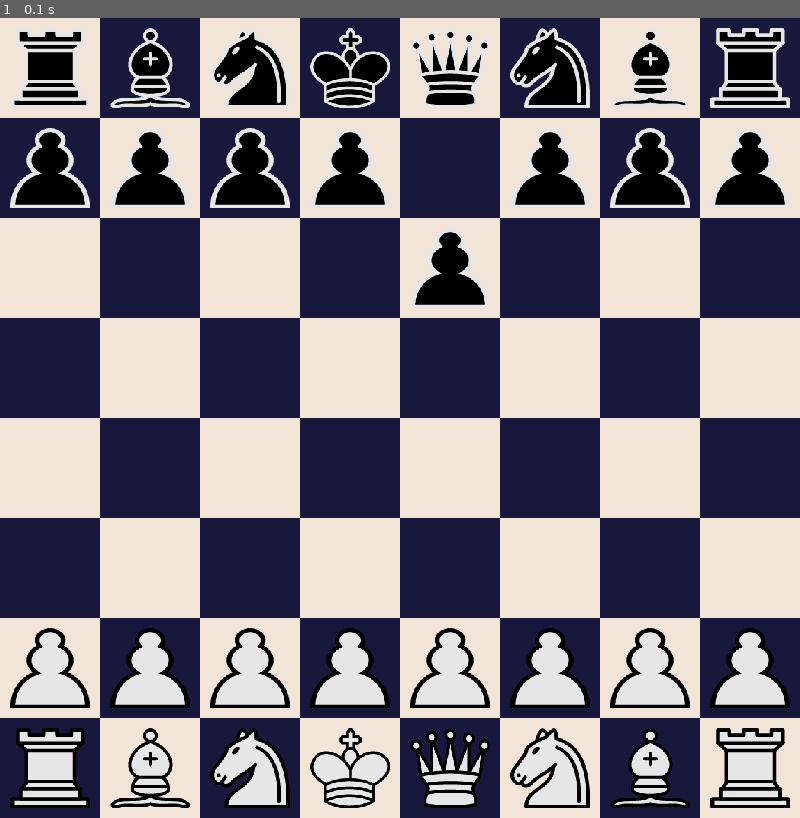
Above: before the commit, frame 1.
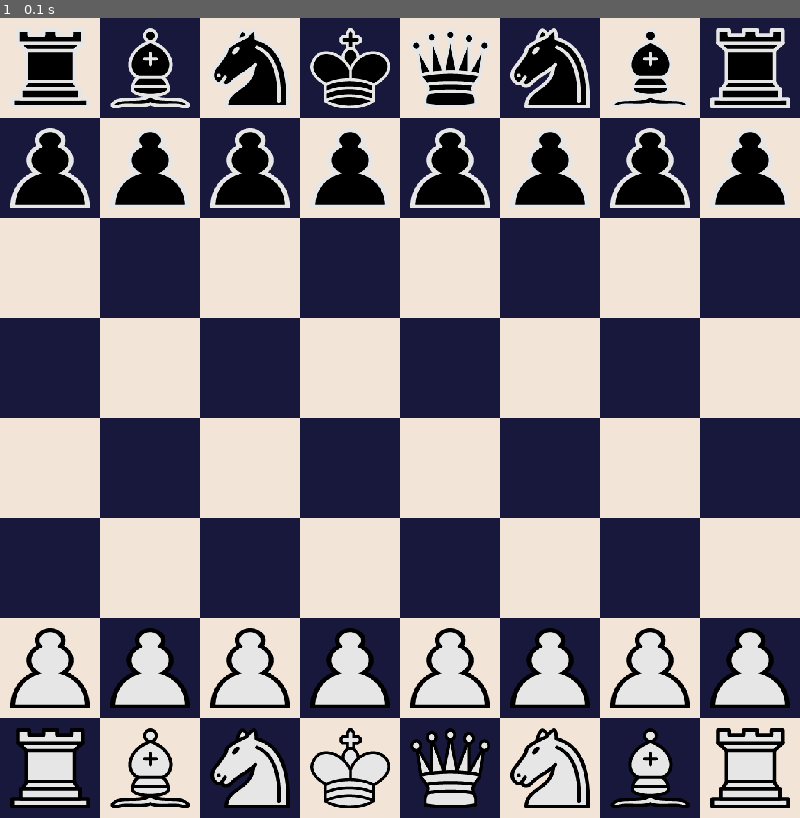
Above: after the commit, the same moment.

Repository: tib-source/Chess_pygame
Game: pygame game, started from main.py
Two runs of this game, one before a commit and one after it. Both use one fixed random seed, a clock stepped at 60 frames per second and the inputs below.
Inputs:
- Up to frame 1 (0.1 s): no input

The runs differ from the first frame. In frame 1, 1.1% of the frame differs, in the area x 51-62%, y 13-36%.

Commit message:
Implemented peice selection, Fixed a coloring bug

Diff:
--- a/Chess/board.py
+++ b/Chess/board.py
@@ -1,3 +1,4 @@
+from Chess import game
 import pygame
 from .peice import *
 from .spot import Spot
@@ -17,6 +18,9 @@
 
 
 #TODO: Make a constant for the initial rows and cols of the peices
+    def getSpot(self,pos):
+        col , row = pos
+        return self.board[row][col]
 
     def drawBoard(self,screen):
         for x in range(BOARD_LENGTH):
@@ -25,14 +29,14 @@
 
     def create_board(self,screen):
         #Black Peices
-        Rook_0_Black =   Rook( self.gameBoard[-8][0][0] ,  self.gameBoard[-8][0][1] ,  "Black" )
-        Bishop_0_Black = Bishop( self.gameBoard[-8][1][0] ,  self.gameBoard[-8][1][1] ,  "Black" )
-        Knight_0_Black = Knight( self.gameBoard[-8][2][0] ,  self.gameBoard[-8][2][1] ,  "Black" )
-        King_0_Black =   King( self.gameBoard[-8][3][0] ,  self.gameBoard[-8][3][1] ,  "Black" )
-        Queen_0_Black =  Queen( self.gameBoard[-8][4][0] ,  self.gameBoard[-8][4][1] ,  "Black" )
-        Knight_1_Black = Knight( self.gameBoard[-8][5][0] ,  self.gameBoard[-8][5][1] ,  "Black" )
-        Bishop_1_Black = Bishop( self.gameBoard[-8][6][0] ,  self.gameBoard[-8][6][1] ,  "Black" )
-        Rook_1_Black =   Rook( self.gameBoard[-8][7][0] ,  self.gameBoard[-8][7][1] ,  "Black" )
+        Rook_0_Black =   Rook( self.gameBoard[-8][0][0] ,  self.gameBoard[-8][0][1] ,  BLACK )
+        Bishop_0_Black = Bishop( self.gameBoard[-8][1][0] ,  self.gameBoard[-8][1][1] ,  BLACK )
+        Knight_0_Black = Knight( self.gameBoard[-8][2][0] ,  self.gameBoard[-8][2][1] ,  BLACK )
+        King_0_Black =   King( self.gameBoard[-8][3][0] ,  self.gameBoard[-8][3][1] ,  BLACK )
+        Queen_0_Black =  Queen( self.gameBoard[-8][4][0] ,  self.gameBoard[-8][4][1] ,  BLACK )
+        Knight_1_Black = Knight( self.gameBoard[-8][5][0] ,  self.gameBoard[-8][5][1] ,  BLACK )
+        Bishop_1_Black = Bishop( self.gameBoard[-8][6][0] ,  self.gameBoard[-8][6][1] ,  BLACK )
+        Rook_1_Black =   Rook( self.gameBoard[-8][7][0] ,  self.gameBoard[-8][7][1] ,  BLACK )
 
         wh_list = [
             Rook_0_Black,
@@ -51,30 +55,30 @@
 
         Pawns = {}
         for i in range(0, BOARD_LENGTH):
-            Pawns["p_"+str(i)+"_b"] = Pawn_ = Pawn( self.gameBoard[1][i][0], self.gameBoard[1][i][1], "Black")
+            Pawns["p_"+str(i)+"_b"] = Pawn_ = Pawn( self.gameBoard[1][i][0], self.gameBoard[1][i][1], BLACK)
             Pawn_.draw(Pawn_.color, screen)
             self.board[1].append( Spot( i*SQUARE, 1*SQUARE, Pawn_ ))
 
 
-        #White Peices
-        Rook_0_White =   Rook( self.gameBoard[7][0][0] ,  self.gameBoard[7][0][1] ,  "White")
-        Bishop_0_White = Bishop( self.gameBoard[7][1][0] ,  self.gameBoard[7][1][1] ,  "White")
-        Knight_0_White = Knight( self.gameBoard[7][2][0] ,  self.gameBoard[7][2][1] ,  "White")
-        King_0_White =   King( self.gameBoard[7][3][0] ,  self.gameBoard[7][3][1] ,  "White")
-        Queen_0_White =  Queen( self.gameBoard[7][4][0] ,  self.gameBoard[7][4][1] ,  "White")
-        Knight_1_White = Knight( self.gameBoard[7][5][0] ,  self.gameBoard[7][5][1] ,  "White")
-        Bishop_1_White = Bishop( self.gameBoard[7][6][0] ,  self.gameBoard[7][6][1] ,  "White")
-        Rook_1_White =   Rook( self.gameBoard[7][7][0] ,  self.gameBoard[7][7][1] ,  "White")
+        #WHITE Peices
+        Rook_0_WHITE =   Rook( self.gameBoard[7][0][0] ,  self.gameBoard[7][0][1] ,  WHITE)
+        Bishop_0_WHITE = Bishop( self.gameBoard[7][1][0] ,  self.gameBoard[7][1][1] ,  WHITE)
+        Knight_0_WHITE = Knight( self.gameBoard[7][2][0] ,  self.gameBoard[7][2][1] ,  WHITE)
+        King_0_WHITE =   King( self.gameBoard[7][3][0] ,  self.gameBoard[7][3][1] ,  WHITE)
+        Queen_0_WHITE =  Queen( self.gameBoard[7][4][0] ,  self.gameBoard[7][4][1] ,  WHITE)
+        Knight_1_WHITE = Knight( self.gameBoard[7][5][0] ,  self.gameBoard[7][5][1] ,  WHITE)
+        Bishop_1_WHITE = Bishop( self.gameBoard[7][6][0] ,  self.gameBoard[7][6][1] ,  WHITE)
+        Rook_1_WHITE =   Rook( self.gameBoard[7][7][0] ,  self.gameBoard[7][7][1] ,  WHITE)
 
         wh_list = [
-            Rook_0_White,
-            Bishop_0_White,
-            Knight_0_White,
-            King_0_White,
-            Queen_0_White,
-            Knight_1_White,
-            Bishop_1_White,
-            Rook_1_White
+            Rook_0_WHITE,
+            Bishop_0_WHITE,
+            Knight_0_WHITE,
+            King_0_WHITE,
+            Queen_0_WHITE,
+            Knight_1_WHITE,
+            Bishop_1_WHITE,
+            Rook_1_WHITE
         ]
 
         for i, x in enumerate(wh_list):
@@ -83,7 +87,7 @@
 
 
         for i in range(0, BOARD_LENGTH):
-            Pawns["p_"+str(i)+"_w"] = Pawn_ = Pawn( self.gameBoard[-2][i][0], self.gameBoard[-2][i][1], "White")
+            Pawns["p_"+str(i)+"_w"] = Pawn_ = Pawn( self.gameBoard[-2][i][0], self.gameBoard[-2][i][1], WHITE)
             Pawn_.draw(Pawn_.color, screen)
             self.board[6].append( Spot( i*SQUARE, 6*SQUARE, Pawn_ ))
 
@@ -94,16 +98,13 @@
                 self.board[i].append(Emp)
 
     def move(self, start, end, screen):
-        print(start.Piece.color)
-        print(end.__dict__)
-        if start.Piece.canMove(start,end):
+        if start.Piece.canMove(start,end,self.board):
             #self.PieceKilled = self.end.Peice if self.end.Peice else None
             end.Piece, start.Piece = start.Piece, end.Piece
-            self.board[start.row][start.col], self.board[end.row][end.col] = self.board[end.row][end.col], self.board[start.row][start.col]
             end.Piece.col, end.Piece.row  = end.col,end.row
             pygame.draw.rect(screen, start.color , pygame.Rect(start.x,start.y,SQUARE,SQUARE))
             end.Piece.getPos()
             end.Piece.draw(end.Piece.color, screen)
             pygame.display.update()
         else:
-            raise IndexError("This peice cant move there")
+            print("This peice cant move there")
--- a/Chess/game.py
+++ b/Chess/game.py
@@ -1,18 +1,28 @@
+from Chess.constants import BLACK, BOARD_LENGTH, WHITE
+from .board import Board
+import pygame
+
 class Game:
 
-    def __init__(self, p1:object, p2:object, board) -> None:
-        self.Board = board
+    def __init__(self, screen) -> None:
+        self.screen = screen
+        self._init()
+        self.board.drawBoard(self.screen)
+
+    def create(self):
+        self.board.create_board(self.screen)
+        pygame.display.update()
+
+    def _init(self):
+        self.selected = None
+        self.board = Board()
         self.playedMoves = []
-        self.turn = 0
-        self.players = [p1, p2]
+        self.turn = WHITE
         self.gameOver = False
+        self.valid_moves = []
 
-    def create(self, Board:object):
-        Board.resetBoard()
-
-    def addMove(self, player, start, end):
-
-        pass
+    def reset(self):
+        self._init()
     def isEnded(self):
         self.gameOver = True
         pass
@@ -22,3 +32,33 @@
         pass
     def isCheckmated(self):
         pass
+    def get_valid_moves(self,Piece):
+        self.valid_moves = [[ (i,j) for i in range(BOARD_LENGTH) if Piece.canMove(i,self.board[j][i]) ] for j in range(BOARD_LENGTH)]
+
+    def select(self,col,row):
+        if self.selected:
+            result = self._move(col,row)
+            if not result:
+                self.selected = None
+                self.select(col,row)
+        spot = self.board.getSpot([col,row])
+        if spot.Piece != 0 and spot.Piece.color == self.turn:
+            self.selected = spot
+            self.valid_moves = self.get_valid_moves(spot.Piece)
+            return True
+
+        return False
+
+    def _move(self,col,row):
+        spot = self.board.getSpot([col,row])
+        if self.selected and spot.Piece == 0 and (row,col) in self.valid_moves:
+            self.board.move(self.selected, spot)
+        else:
+            return False
+        return True
+
+    def changeTurn(self):
+        if self.turn == WHITE:
+            self.turn = BLACK
+        else:
+            self.turn = WHITE
--- a/Chess/peice.py
+++ b/Chess/peice.py
@@ -1,5 +1,5 @@
 import pygame
-from .constants import SQUARE
+from .constants import BOARD_LENGTH, SQUARE, WHITE
 
 
 class Piece():
@@ -13,6 +13,7 @@
         self.x:int
         self.y:int
         self.getPos()
+        self.possible_moves = []
 
     def setWhite(self):
         self.white = True
@@ -26,7 +27,8 @@
 
     def draw(self, color, screen):
         if self.image == None:
-            self.image = pygame.image.load(f"asset\\{self.name.upper()}_{color.upper()}.png").convert_alpha()
+            color_ = "WHITE" if WHITE == color else "BLACk"
+            self.image = pygame.image.load(f"asset\\{self.name.upper()}_{color_.upper()}.png").convert_alpha()
             self.image = pygame.transform.scale(self.image, (80, 80))
         screen.blit(self.image, pygame.Rect(self.x+10, self.y+10, 100 ,10 ))
         pygame.display.update()
@@ -37,10 +39,11 @@
         self.isCastled = False
         self.name = "King"
 
-    def canMove(self, start:object, end:object) -> bool:
+    def canMove(self, start:object, end:object, board:object) -> bool:
         # TODO: write the conditions for a stalements and what not
-        if end.Piece.white == self.white:
-            return False
+        if end.Piece:
+            if end.Piece.color.lower() == self.color.lower():
+                return False
         else:
             y = abs(end.y - start.y)
             x = abs(end.x - start.x)
@@ -62,7 +65,7 @@
     def __init__(self,col,row,color) -> None:
         super(Queen, self).__init__(col,row,color)
         self.name = "Queen"
-    def canMove(self, start:object, end:object) -> bool:
+    def canMove(self, start:object, end:object, board:object) -> bool:
         pass
 
 
@@ -71,7 +74,7 @@
         super(Knight, self).__init__(col,row,color)
         self.name = "Knight"
 
-    def canMove(self, start:object, end:object):
+    def canMove(self, start:object, end:object, board:object):
         pass
 
 
@@ -81,7 +84,7 @@
         super(Bishop, self).__init__(col,row,color)
         self.name = "Bishop"
 
-    def canMove(self, start:object, end:object):
+    def canMove(self, start:object, end:object, board:object):
         pass
 
 
@@ -91,9 +94,26 @@
         super(Rook, self).__init__(col,row,color)
         self.name = "Rook"
 
-    def canMove(self, start:object, end:object):
-        pass
 
+    def canMove(self, start:object, end:object, board:object):
+        self.possible_moves = []
+        for i in board[start.Piece.row]:
+            if i.Piece == 0 or i.Piece.color != self.color:
+                self.possible_moves.append(i)
+                continue
+            elif i.Piece.color == self.color:
+                break
+        for i in range(BOARD_LENGTH):
+            spot = board[i][start.col]
+            if spot.Piece == 0 or spot.Piece.color != self.color:
+                self.possible_moves.append(board[i][start.Piece.col])
+                continue
+            elif spot.Piece.color == self.color:
+                break
+        if end in set(self.possible_moves):
+            print(set(self.possible_moves))
+            return True
+        return False
 
 class Pawn(Piece):
     def __init__(self, col,row, color) -> None:
@@ -105,13 +125,17 @@
         self.firstMove = False
         pass
 
-    def canMove(self, start:object, end:object):
-        y  = end.row - start.row
-        if self.firstMove == True:
-            if end.Piece:
-                return False
-            elif y <= 2 :
-                self.firstMove = False
-                return True
+    def canMove(self, start:object, end:object, board):
+        y  = abs(end.row - start.row)
+        x= end.col - start.col
+        if x == 0:
+            if self.firstMove == True:
+                if end.Piece:
+                    return False
+                elif y <= 2 :
+                    self.firstMove = False
+                    return True
+            else:
+                return True if y == 1 else False
         else:
-            return True if y == 1 else False
+            print("INVALID MOVE")
--- a/Chess/player.py
+++ b/Chess/player.py
@@ -1,12 +1,17 @@
+from pygame import draw
+from Chess.constants import BLACK
+
+
 class Player:
     def __init__(self) -> None:
-        self.whiteSide = False
+        self.turn = BLACK
+        self.selected = None
         self.moves = []
         self.listKilled = []
-    def setWhite(self):
-        self.whiteSide = True
-        pass
+        self.valid_moves = []
 
+    def update(self)
+        self.board.
     def addKill(self, piece:object) -> None:
         self.listKilled.append(piece)
         pass
--- a/Chess/spot.py
+++ b/Chess/spot.py
@@ -1,4 +1,4 @@
-from Chess.constants import SQUARE, WHITE, BLACK
+from Chess.constants import ROWS, SQUARE, WHITE, BLACK
 
 
 class Spot:
@@ -8,7 +8,11 @@
         self.y = y
         self.col = x//SQUARE
         self.row = y//SQUARE
-        self.color = BLACK if (x+y)%2 == 0 else WHITE
+        self.mod = (self.col + self.row)%2
+        if self.mod == 0:
+            self.color = WHITE
+        else:
+            self.color = BLACK
     # #get pre-existing values for the spot
     def get_Piece(self):
         return self.Peice
--- a/main.py
+++ b/main.py
@@ -1,3 +1,4 @@
+from Chess.game import Game
 from Chess.board import Board
 import pygame
 from Chess.constants import *
@@ -10,8 +11,6 @@
 later on i can check a move of a peice with the "canMove" and the use the end.setPiece to complete it
 
 """
-
-
 
 
 
@@ -33,7 +32,11 @@
 
 
     #TODO : FINISH THIS CLASS
-
+def get_cr(pos):
+    """ takes in a x and y value and returns the col and row that correspond to that """
+    col = pos[0]//SQUARE
+    row = pos[1]//SQUARE
+    return col,row
 
 # Pygame GUI
 def main():
@@ -43,27 +46,43 @@
     size = (WIDTH,HEIGHT)
     screen = pygame.display.set_mode(size)
     screen.fill(BLACK)
-
+    pygame.display.set_caption('Chess')
     clock = pygame.time.Clock()
 
-    board = Board()
-    board.drawBoard(screen)
-    board.create_board(screen)
-    pprint.pprint(board.gameBoard)
-
+    game = Game(screen)
+    game.create()
+    pprint.pprint(game.board.gameBoard)
     run = True
-    board.move( start=board.board[1][4], end=board.board[2][4], screen=screen)
-    pygame.display.flip()
     ###
+    selected = ()
+    clicks = []
     while run:
         clock.tick(FPS)
         for event in pygame.event.get():
             if event.type == pygame.QUIT:
                 return
             if event.type == pygame.MOUSEBUTTONDOWN:
-                pass
+                if get_cr(pygame.mouse.get_pos()) == selected: # this checks to see if the same square has been pressed twice by the user
+                    selected = ()
+                    clicks = []
+                else:
+                    selected = get_cr(pygame.mouse.get_pos())
+                    clicks.append(selected)
+                if len(clicks) == 2:
+                    start = game.board.getSpot(clicks[0])
+                    end = game.board.getSpot(clicks[1])
+                    game.board.move(start,end, game.screen)
+                    print(start.Piece)
+                    print(end.Piece)
+                    selected = ()
+                    clicks = []
 
-        pygame.display.update()
+
+
+
+
+                # start = game.board.getSpot(get_cr(selected))
+
     pygame.quit()
 
 if __name__ == "__main__":
